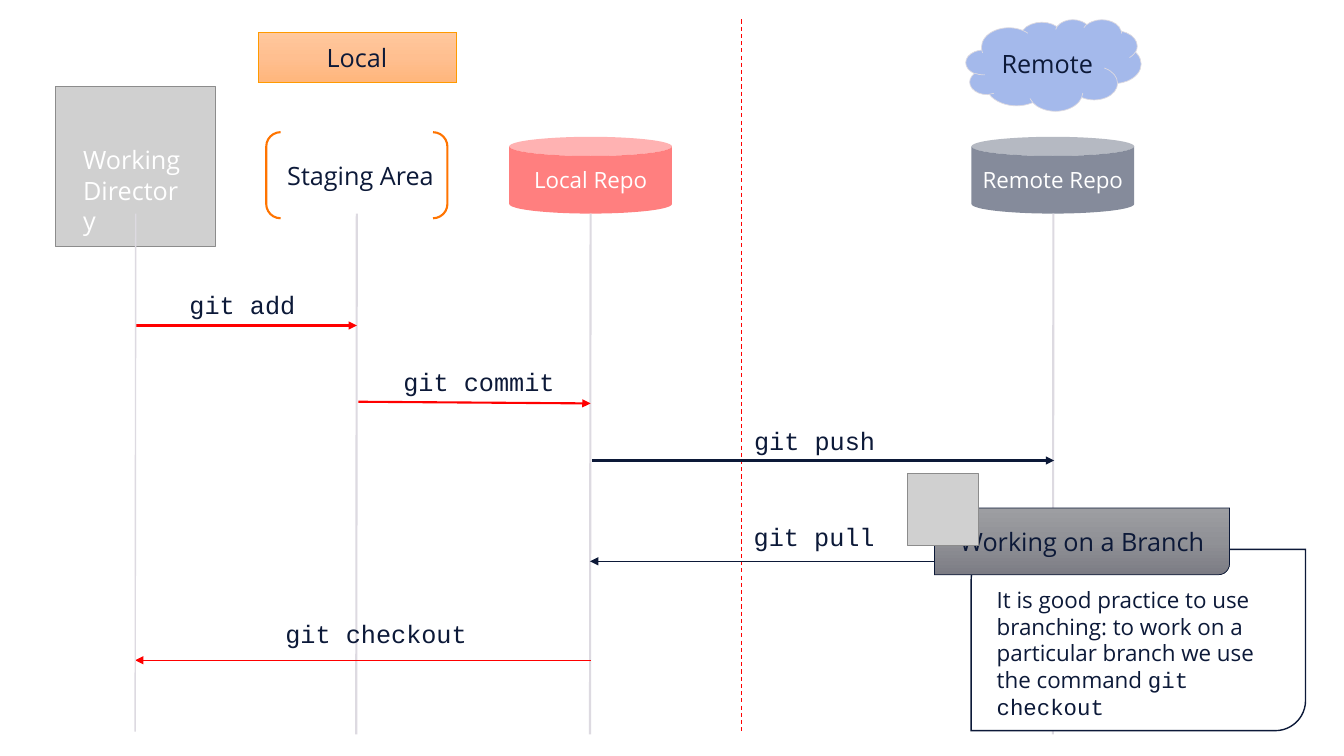
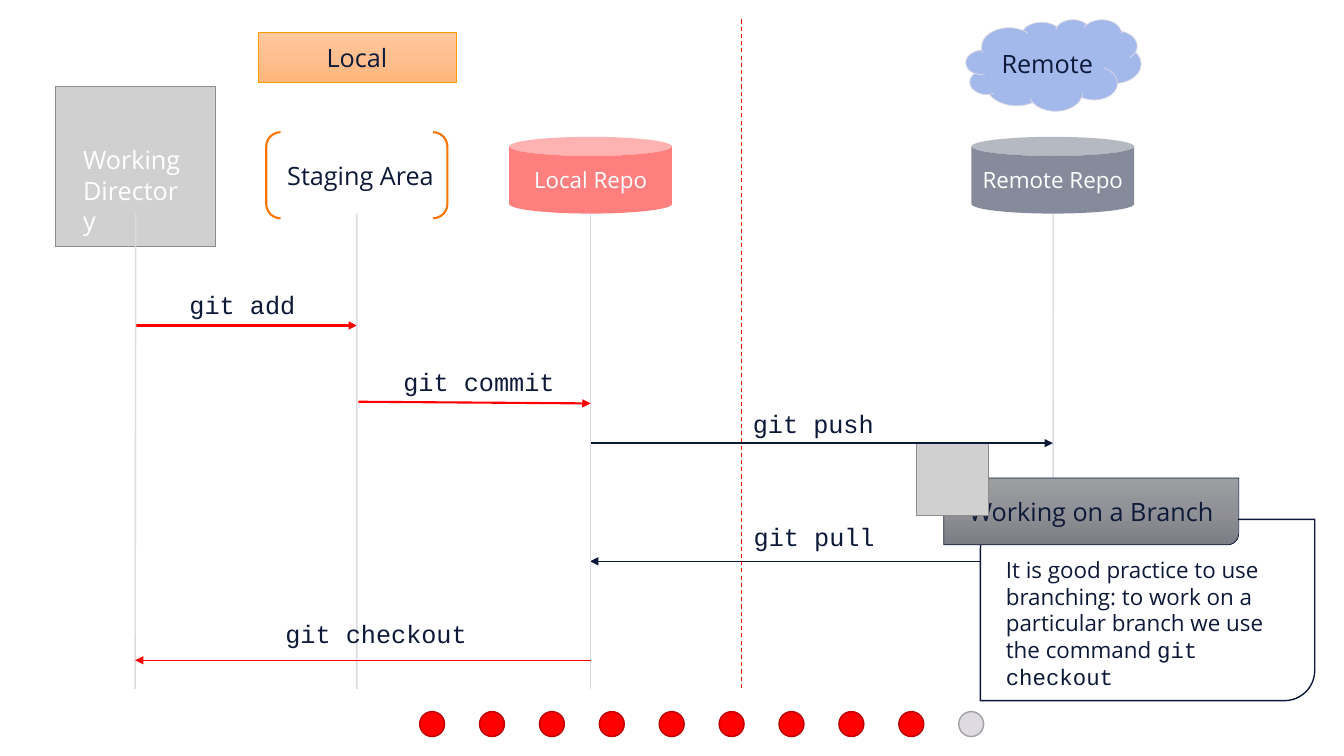
Before and after one commit to e815135/Shiny-App-Project, a slide deck: slide 10 of making basic workflow diagram.pptx. Drawn at 1344x756 pixels with LibreOffice and Linux fonts; fonts in the diff are those of the drawing; grey boxes stand for pictures. Boxes give left, top, right and bottom in pixels: in the first picture for what was removed or moved away, otherwise in the second. Text is boxed around its words. In the diff, an @@ line names an element or a change of style, - is before the commit and + after.

```diff
--- a/making basic workflow diagram.pptx
+++ b/making basic workflow diagram.pptx
@@ line moved from (742, 19) - (742, 734) to (742, 19) - (742, 689) @@
@@ line moved from (136, 214) - (135, 732) to (136, 214) - (135, 689) @@
@@ line moved from (357, 214) - (356, 734) to (357, 214) - (357, 689) @@
@@ line (357, 214) - (357, 689): stroke #DDDAE1 1.5 pt to #DDDAE1 1 pt @@
@@ line moved from (591, 214) - (590, 734) to (591, 214) - (591, 689) @@
@@ line (591, 214) - (591, 689): stroke #DDDAE1 1.5 pt to #DDDAE1 1 pt @@
@@ line moved from (1054, 214) - (1053, 734) to (1054, 214) - (1053, 689) @@
@@ line (1054, 214) - (1053, 689): stroke #DDDAE1 1.5 pt to #DDDAE1 1 pt @@
@@ text "git push": place and size @@
-text "git push" at [754, 432, 875, 456]
+text "git push" at [753, 414, 873, 439]
@@ arrow moved from (592, 461) - (1055, 461) to (591, 444) - (1053, 444) @@
@@ 2 round diag rects, 1 picture, 1 text: place and size @@
-2 round diag rects, 1 picture, 1 text at [908, 474, 1307, 731]
+2 round diag rects, 1 picture, 1 text at [918, 444, 1316, 701]
@@ ellipse added at [419, 712, 445, 737], fill #FF0000, outline #BD0000 1 pt @@
@@ ellipse added at [480, 712, 505, 737], fill #FF0000, outline #BD0000 1 pt @@
@@ ellipse added at [539, 712, 565, 737], fill #FF0000, outline #BD0000 1 pt @@
@@ ellipse added at [600, 712, 625, 737], fill #FF0000, outline #BD0000 1 pt @@
@@ ellipse added at [659, 712, 685, 737], fill #FF0000, outline #BD0000 1 pt @@
@@ ellipse added at [719, 712, 744, 737], fill #FF0000, outline #BD0000 1 pt @@
@@ ellipse added at [779, 712, 805, 737], fill #FF0000, outline #BD0000 1 pt @@
@@ ellipse added at [839, 712, 864, 737], fill #FF0000, outline #BD0000 1 pt @@
@@ ellipse added at [899, 712, 925, 737], fill #FF0000, outline #BD0000 1 pt @@
@@ ellipse added at [959, 712, 984, 737], fill #DDDAE1, outline #A3A1A6 1 pt @@
```
Also in this commit, not shown: 40 other slides changed, 2 slides added.
